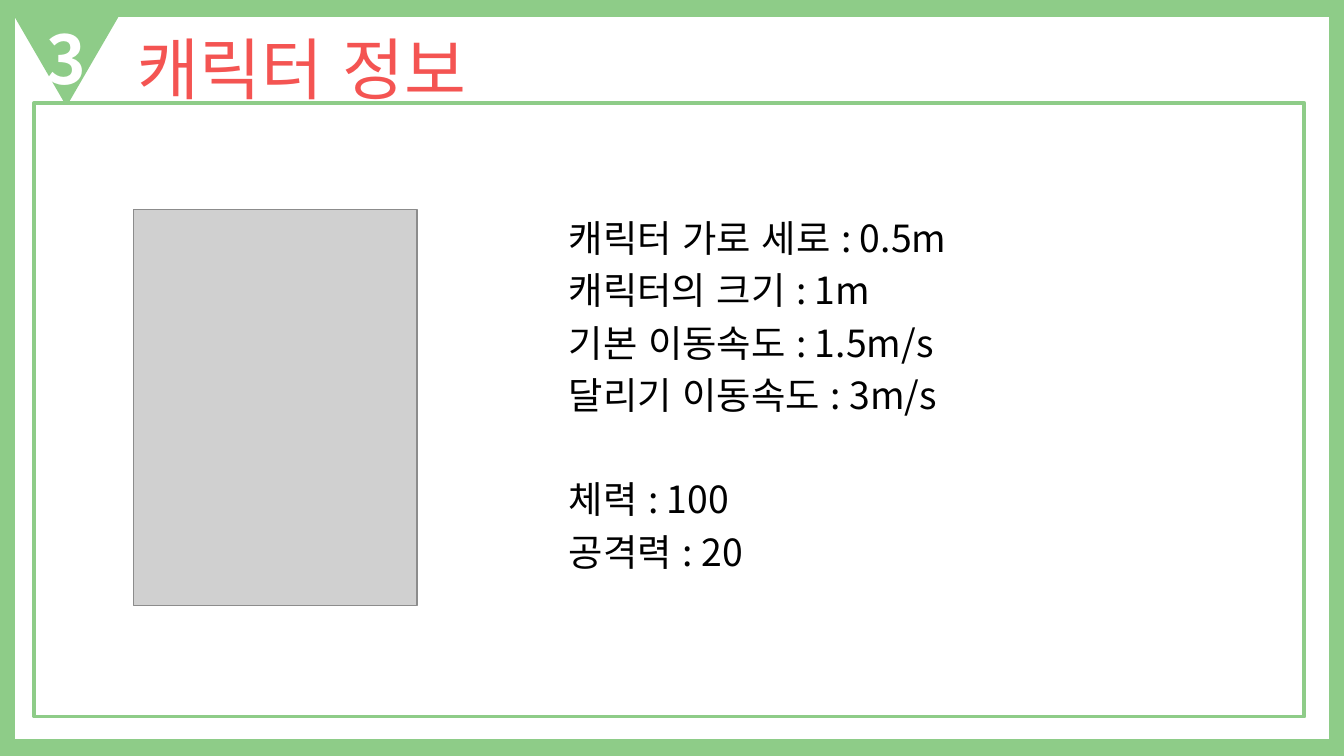
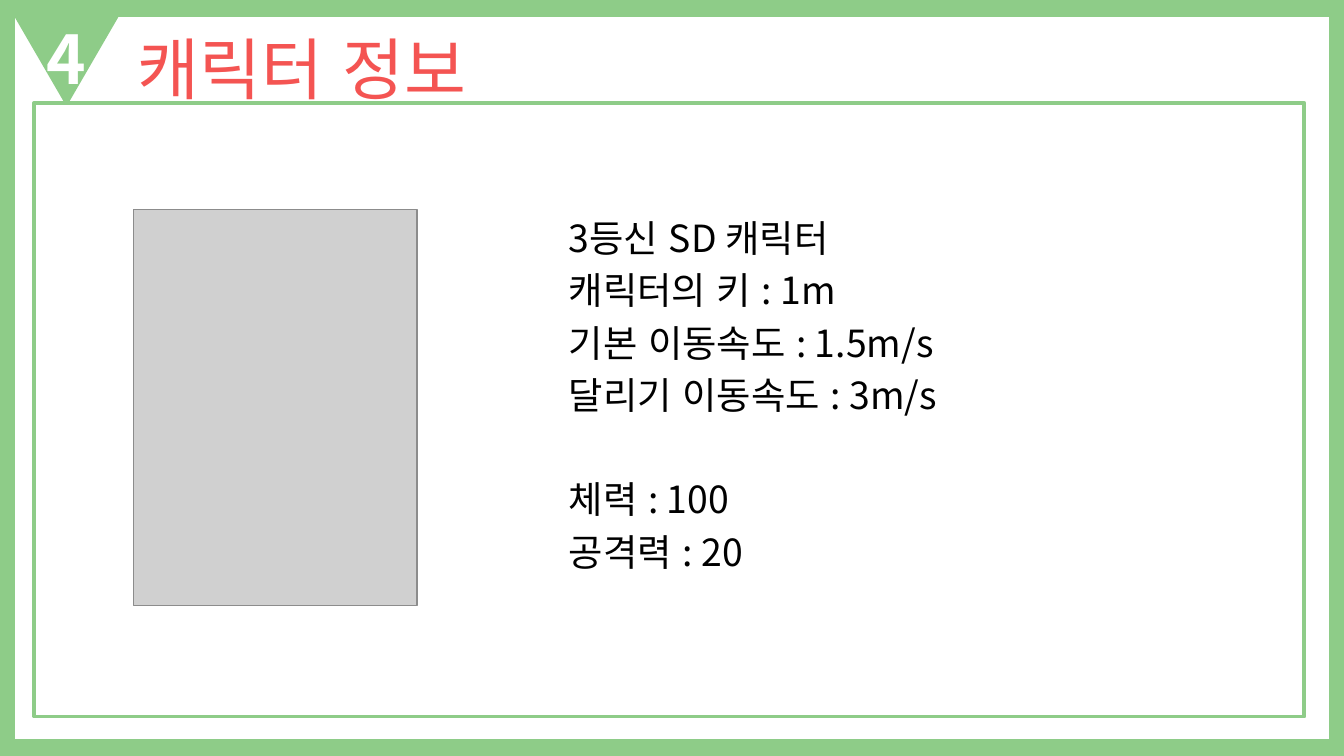
Before and after one commit to Celesta129/TeamProject, a slide deck: slide 6 of Documents/King of Playground 기획 발표자료.pptx. Drawn at 1344x756 pixels with LibreOffice and Linux fonts; fonts in the diff are those of the drawing; grey boxes stand for pictures. Boxes give left, top, right and bottom in pixels: in the first picture for what was removed or moved away, otherwise in the second. Text is boxed around its words. In the diff, an @@ line names an element or a change of style, - is before the commit and + after.

```diff
--- a/Documents/King of Playground 기획 발표자료.pptx
+++ b/Documents/King of Playground 기획 발표자료.pptx
@@ text at bbox=[46, 34, 86, 101]: text changed @@
-3
+4
@@ text at bbox=[569, 221, 836, 307]: text changed @@
-캐릭터 가로 세로 : 0.5m
-캐릭터의 크기 : 1m
+3등신 SD 캐릭터
+캐릭터의 키 : 1m
```
Also in this commit, not shown: 16 other slides changed, 2 other files.
